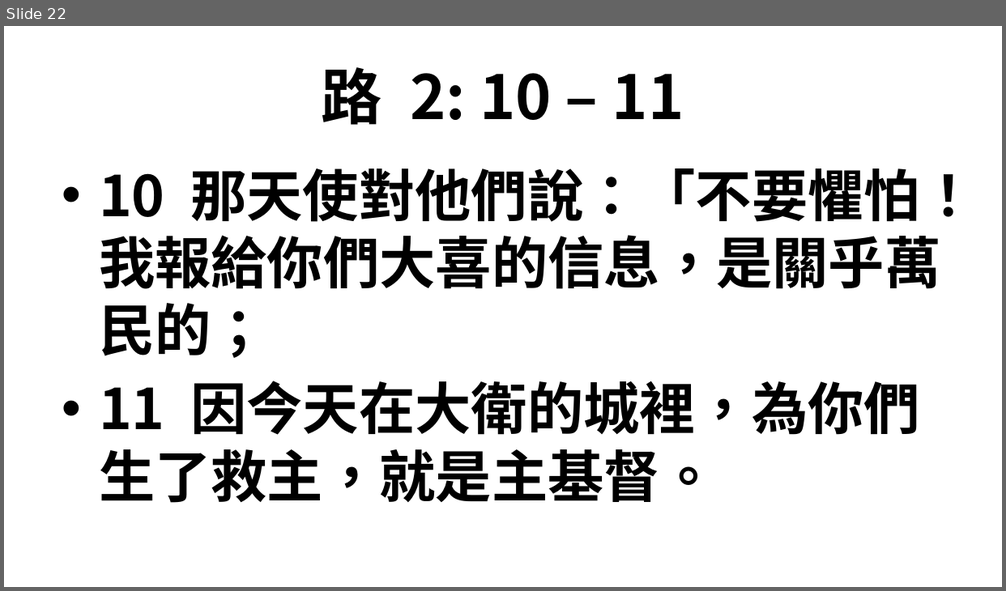
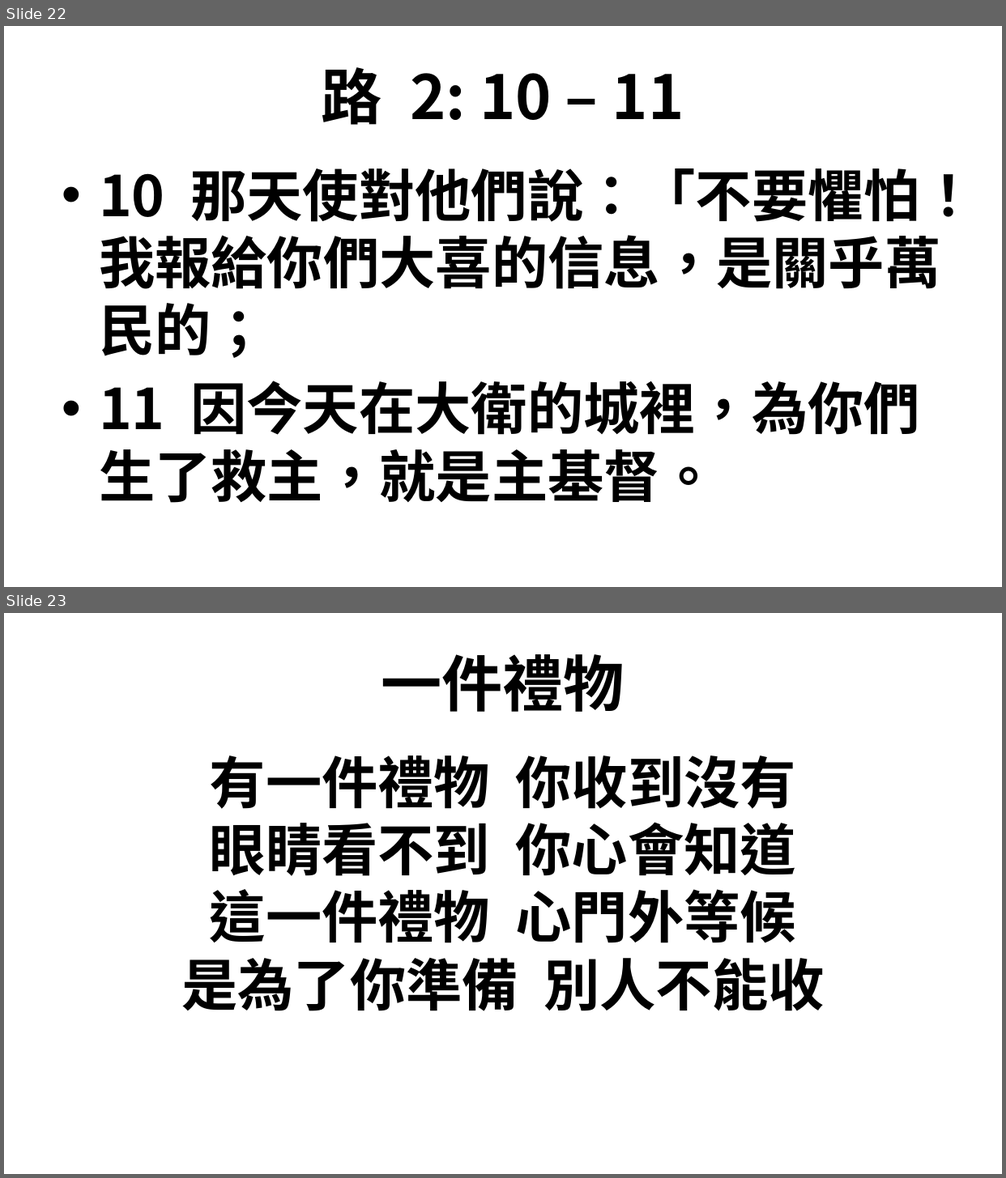
Before and after one commit to batisuoc/bible-school, a slide deck: 2021年主日學慶祝聖誕.pptx. Shown one above the other, each under a label of ours: slide 22 before the commit, slides 22 and 23 after it. The pictures are 1006x591 and 1006x1178 pixels, drawn with LibreOffice and Linux fonts; fonts in the diff are those of the drawing; background and template pictures are left out. Boxes give left, top, right and bottom in pixels: in the first picture for what was removed or moved away, otherwise in the second. Text is boxed around its words. In the diff, an @@ line names an element or a change of style, - is before the commit and + after.

```diff
--- a/2021年主日學慶祝聖誕.pptx
+++ b/2021年主日學慶祝聖誕.pptx
@@ slide 23 added at <box>4,613,1002,1174</box>, background picture (left out) @@
@@ title added at <box>381,654,624,712</box>, 58.7 pt, text #000000, bold @@
+一件禮物
@@ text added at <box>181,756,824,1012</box>, 54 pt, text #000000, bold @@
+有一件禮物 你收到沒有
+眼睛看不到 你心會知道
+這一件禮物 心門外等候
+是為了你準備 別人不能收
```
Also in this commit, not shown: 3 other slides added, 3 other files.
